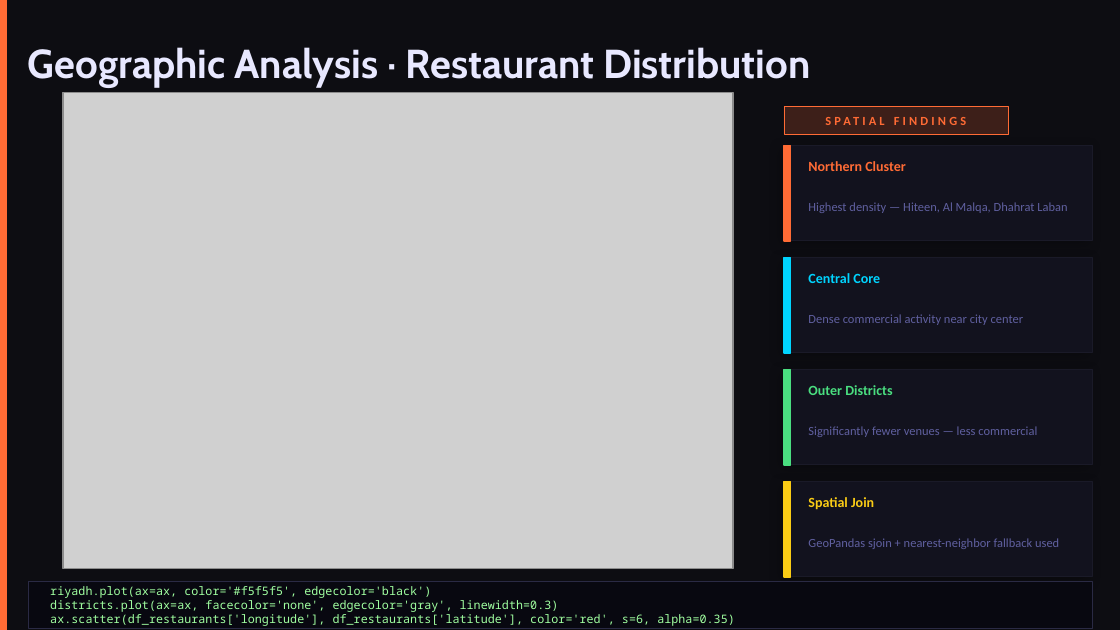
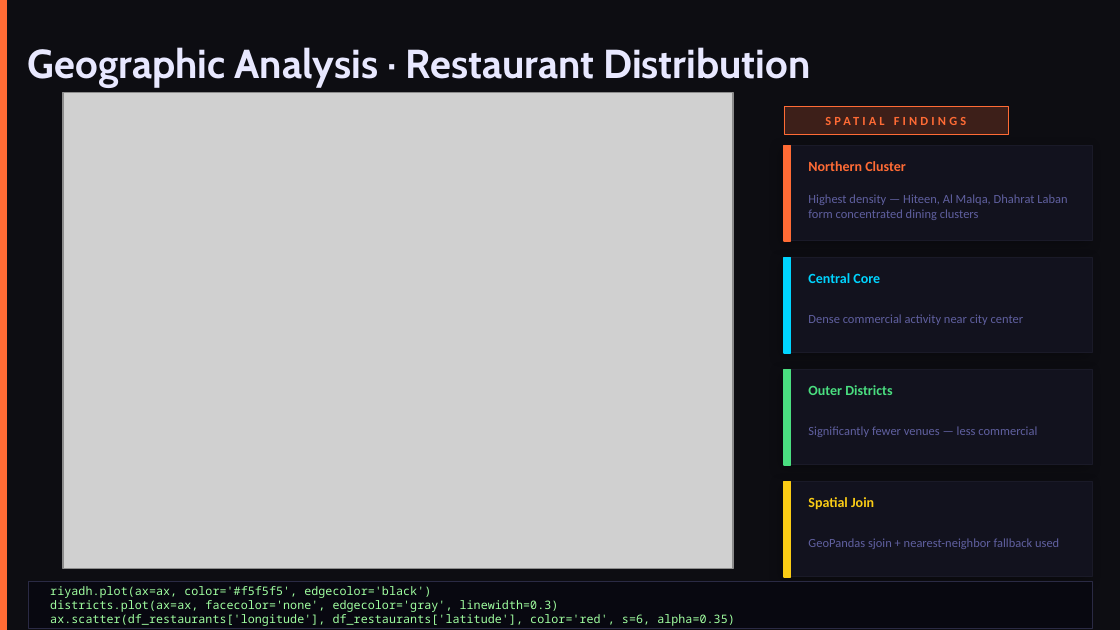
Before and after one commit to AbdulrahmanB-25/EDA_Project, a slide deck: slide 19 of presentation.pptx (slide 13 before the commit). Drawn at 1120x630 pixels with LibreOffice and Linux fonts; fonts in the diff are those of the drawing; grey boxes stand for pictures. Boxes give left, top, right and bottom in pixels: in the first picture for what was removed or moved away, otherwise in the second. Text is boxed around its words. In the diff, an @@ line names an element or a change of style, - is before the commit and + after.

```diff
--- a/presentation.pptx
+++ b/presentation.pptx
@@ text at (x1=808, y1=194, x2=1067, y2=220): text changed @@
-Highest density — Hiteen, Al Malqa, Dhahrat Laban
+Highest density — Hiteen, Al Malqa, Dhahrat Laban form concentrated dining clusters
```
Also in this commit, not shown: 16 other slides changed, 7 slides added, 1 slide removed.
